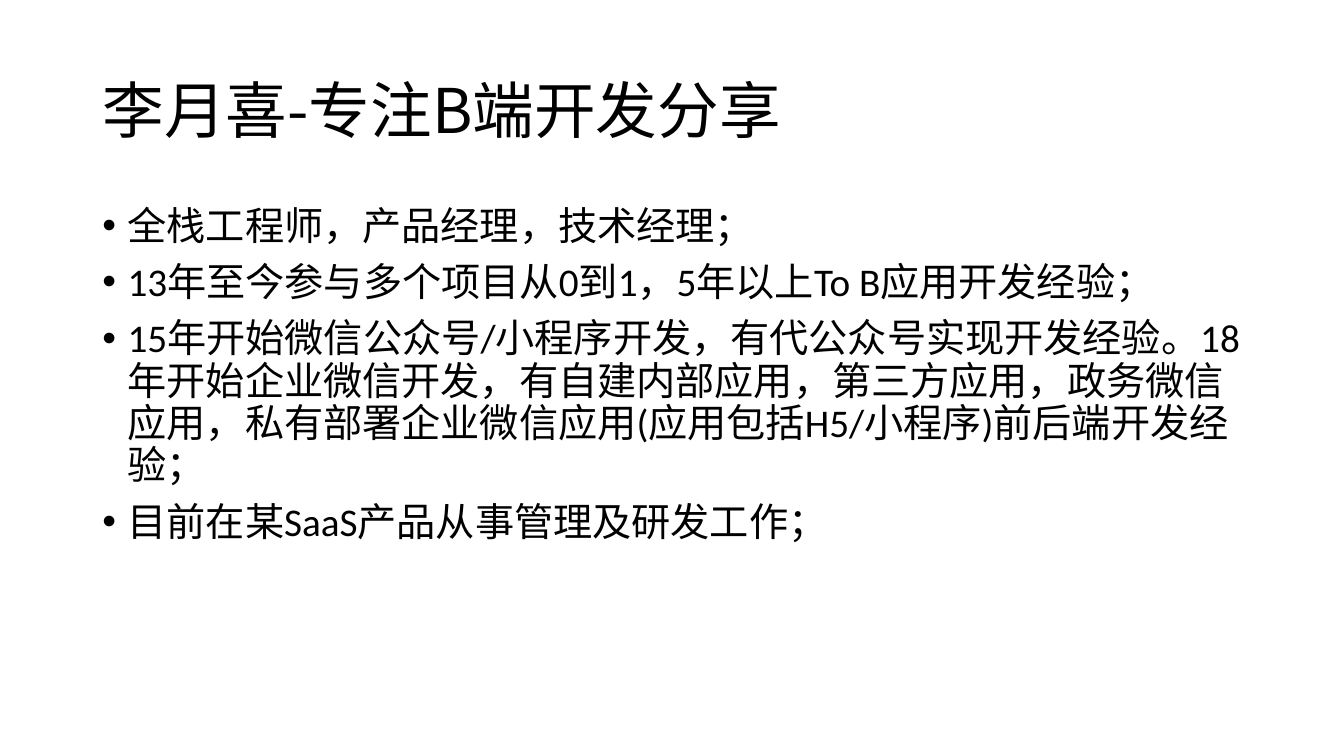
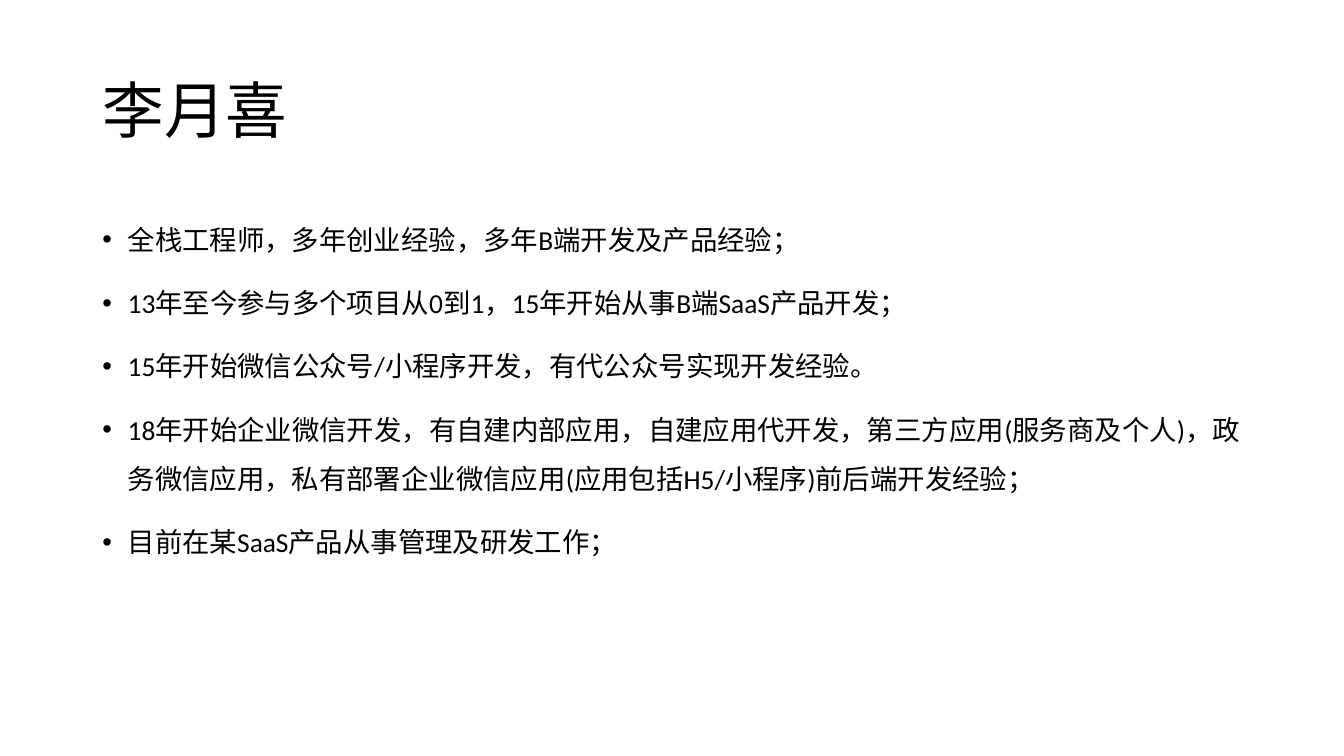
Before and after one commit to liyuexi/qywx-inner-java, a slide deck: slide 4 of 企业微信开发自建应用代开发篇.pptx (slide 2 before the commit). Drawn at 1344x756 pixels with LibreOffice and Linux fonts; fonts in the diff are those of the drawing. Boxes give left, top, right and bottom in pixels: in the first picture for what was removed or moved away, otherwise in the second. Text is boxed around its words. In the diff, an @@ line names an element or a change of style, - is before the commit and + after.

Commit message:
自建应用代开发小程序教程ppt

```diff
--- a/企业微信开发自建应用代开发篇.pptx
+++ b/企业微信开发自建应用代开发篇.pptx
@@ title at (x1=102, y1=81, x2=287, y2=138): text changed @@
-李月喜-专注B端开发分享
+李月喜
@@ text at (x1=128, y1=227, x2=1240, y2=493): text changed; size 28 to 19.6 pt @@
-• 全栈工程师，产品经理，技术经理；
-• 13年至今参与多个项目从0到1，5年以上To B应用开发经验；
-• 15年开始微信公众号/小程序开发，有代公众号实现开发经验。18年开始企业微信开发，有自建内部应用，第三方应用，政务微信应用，私有部署企业微信应用(应用包括H5/小程序)前后端开发经验；
+• 全栈工程师，多年创业经验，多年B端开发及产品经验；
+• 13年至今参与多个项目从0到1，15年开始从事B端SaaS产品开发；
+• 15年开始微信公众号/小程序开发，有代公众号实现开发经验。
+• 18年开始企业微信开发，有自建内部应用，自建应用代开发，第三方应用(服务商及个人)，政务微信应用，私有部署企业微信应用(应用包括H5/小程序)前后端开发经验；
@@ text at (x1=128, y1=529, x2=617, y2=556): size 28 to 19.6 pt in "目前在某SaaS产品从事管理及研发工作；"; line spacing 0.9 to 1.5 @@
```
Also in this commit, not shown: 1 other slide changed, 7 slides added.
